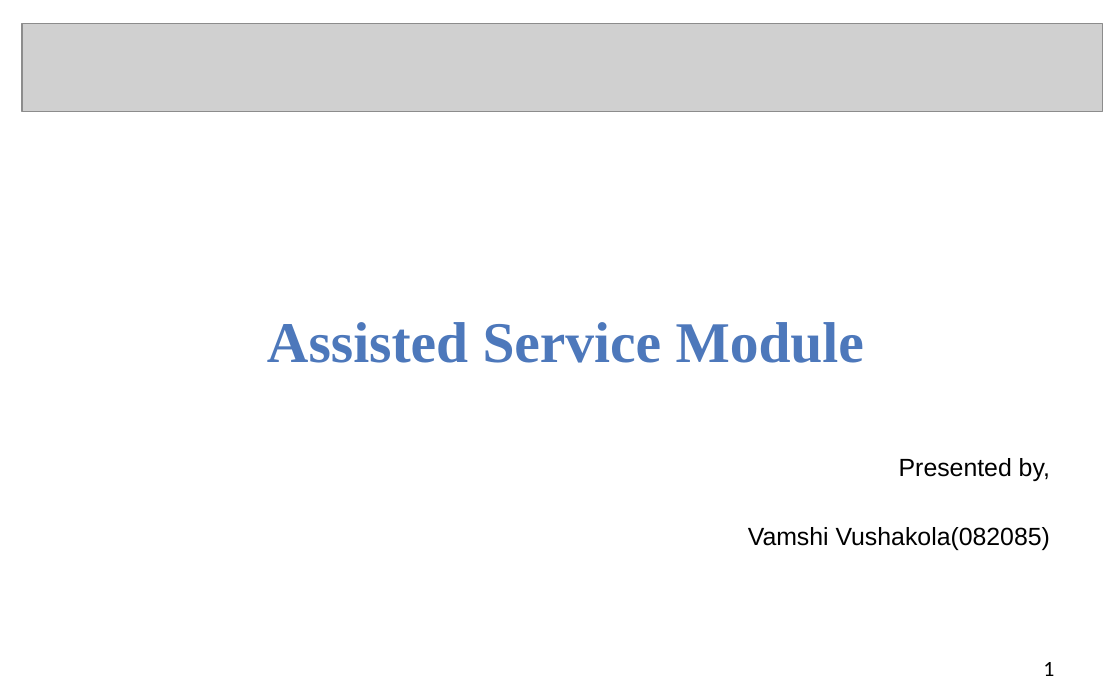
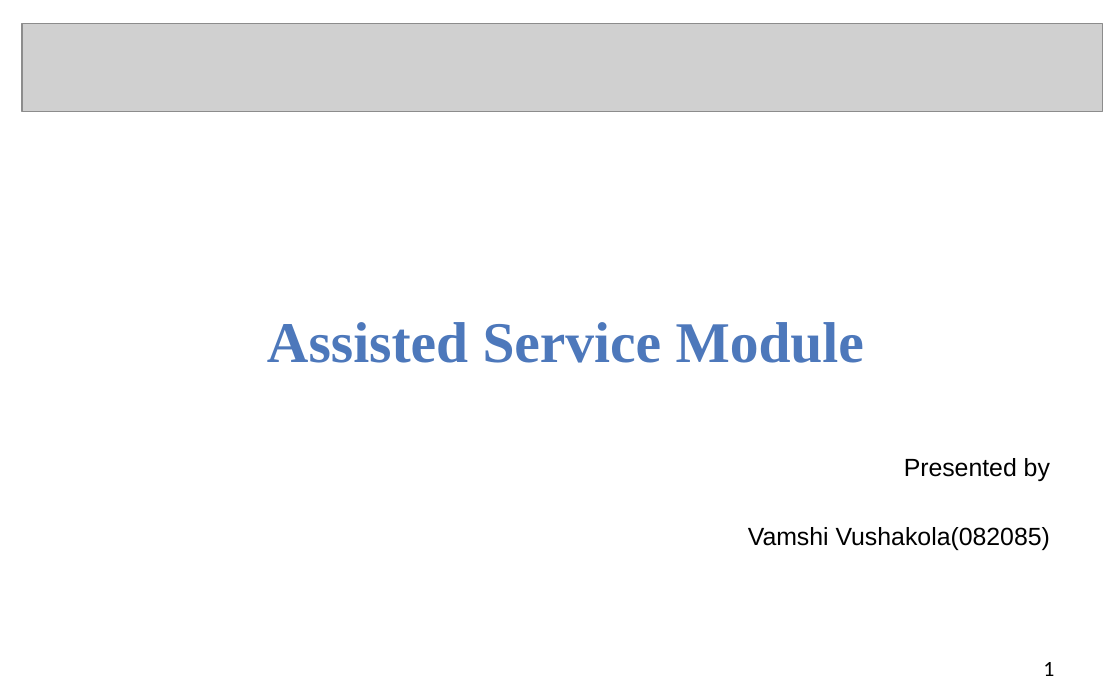
Before and after one commit to vamshivushakola/All-Documents, a slide deck: slide 1 of Asianpaints_ASM_PPT.pptx. Drawn at 1120x700 pixels with LibreOffice and Linux fonts; fonts in the diff are those of the drawing; grey boxes stand for pictures. Boxes give left, top, right and bottom in pixels: in the first picture for what was removed or moved away, otherwise in the second. Text is boxed around its words. In the diff, an @@ line names an element or a change of style, - is before the commit and + after.

Commit message:
ASM PPT also present with documents

```diff
--- a/Asianpaints_ASM_PPT.pptx
+++ b/Asianpaints_ASM_PPT.pptx
@@ text at <box>904,458,1050,481</box>: text changed @@
-Presented by,
+Presented by
```
